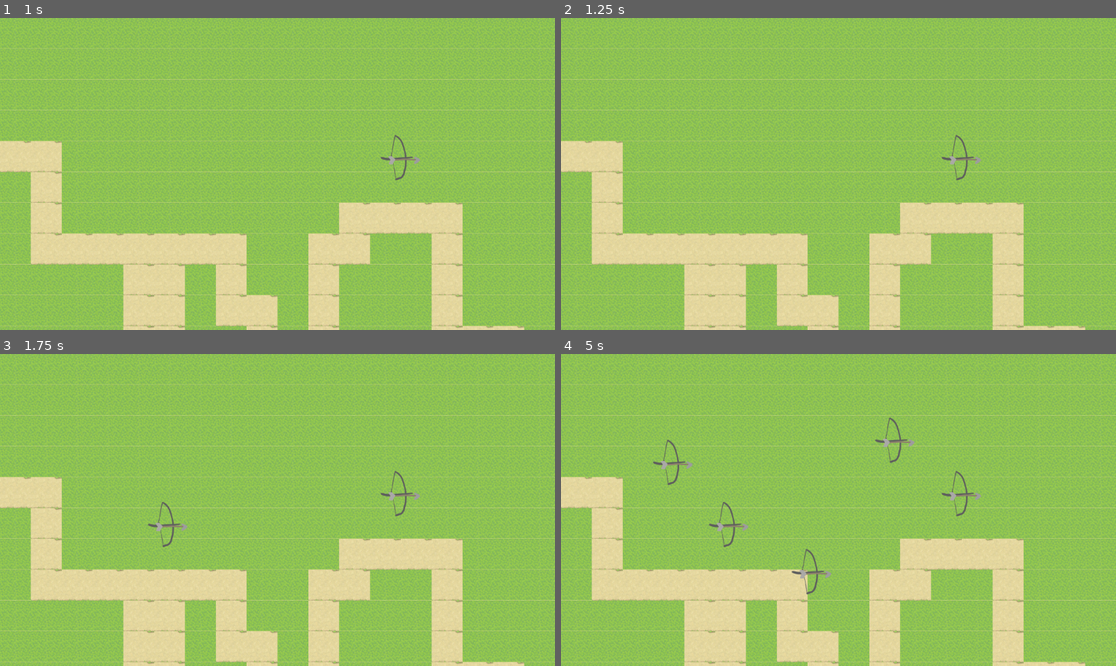
Above: before the commit, frames 1-4 (two rows, left to right).
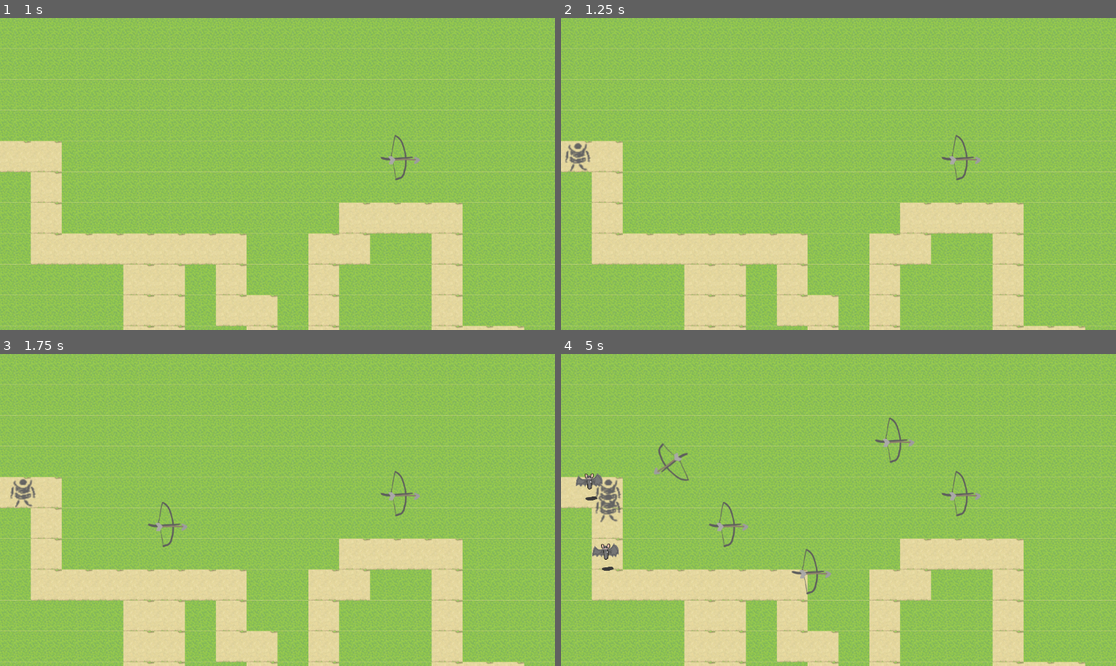
Above: after the commit, the same moments.

Repository: willNP/Tower-Defense
Game: Godot game, scene res://Scenes/main.tscn
Same seed, same stepped clock (60 frames per second), same inputs: the game is played once before the commit and once after it. The engine's default icon, where the game draws it, is replaced by a stand-in: a white triangle on a blue panel in a dark square.
Inputs (mouse positions are in pixels of both pictures, inside the frame that each line leads up to):
- Up to frame 1 (1 s): tap Enter at 0.5 s; move the mouse to (399, 158) at 0.52 s; click (399, 158) at 0.67 s
- Up to frame 2 (1.25 s): no input
- Up to frame 3 (1.75 s): move the mouse to (166, 525) at 1.27 s; click (166, 525) at 1.42 s
- Up to frame 4 (5 s): move the mouse to (894, 441) at 2.02 s; click (894, 441) at 2.17 s; move the mouse to (810, 572) at 2.77 s; click (810, 572) at 2.92 s; move the mouse to (1005, 556) at 3.52 s; click (1005, 556) at 3.67 s; move the mouse to (672, 463) at 4.27 s; click (672, 463) at 4.42 s

Frame 1 is identical in both runs. In frame 2, 0.2% of the frame differs, in the area x 0-6%, y 40-50%; in frame 3, 0.2%; in frame 4, 1.0%, in the area x 2-24%, y 27-70%.

Commit message:
Spawn de torretas, seguimiento de enemigos y enemigos prueba

Diff:
--- a/Scenes/main.tscn
+++ b/Scenes/main.tscn
@@ -1,9 +1,11 @@
-[gd_scene load_steps=3 format=3 uid="uid://38rv2wi815l6"]
+[gd_scene load_steps=4 format=3 uid="uid://38rv2wi815l6"]
 
+[ext_resource type="Script" uid="uid://dnm6053v72yab" path="res://Scripts/Resources/Maps/map1.gd" id="1_8gbba"]
 [ext_resource type="PackedScene" uid="uid://c4i1pqi3f8xuh" path="res://Scenes/map_generation.tscn" id="2_bo1nx"]
 [ext_resource type="Script" uid="uid://ckqci71xhhp0w" path="res://Scripts/Towers/turret_spawner.gd" id="3_jjvhh"]
 
 [node name="Main" type="Node2D"]
+script = ExtResource("1_8gbba")
 
 [node name="MapGeneration" parent="." instance=ExtResource("2_bo1nx")]
 map_width = 30
--- a/Scripts/Map/path_controller.gd
+++ b/Scripts/Map/path_controller.gd
@@ -5,9 +5,6 @@
 var parent: Node
 var tile_size: int = 64
 var path_node_name: String = "MobPath"
-var icon_texture: Texture2D
-var icon_scale: float = 0.3
-var show_debug_icon: bool = true
 var show_path: bool = true
 
 var _path_node: Path2D
@@ -17,9 +14,6 @@
 	parent = parent_node
 	tile_size = config.get("tile_size", tile_size)
 	path_node_name = config.get("path_node_name", path_node_name)
-	icon_texture = config.get("icon_texture", icon_texture)
-	icon_scale = config.get("icon_scale", icon_scale)
-	show_debug_icon = config.get("show_debug_icon", show_debug_icon)
 	show_path = config.get("show_path", show_path)
 
 	_ensure_path_node()
--- a/Scripts/Resources/Maps/map1.gd
+++ b/Scripts/Resources/Maps/map1.gd
@@ -28,15 +28,12 @@
 		var keys = enemies.keys()
 		var random_key = keys[randi() % keys.size()]
 		var enemy_instance : Character = enemies[random_key].instantiate()
+		enemy_instance.init_path($MapGeneration.get_path_node())
 
+		add_child(enemy_instance)
 
-		var path_follow = PathFollow2D.new()
-		path_follow.loop = false
-		path_follow.rotates = false
-		path_follow.add_child(enemy_instance)
-		add_child(path_follow)
+		print("Path points count:", $MapGeneration.get_path_node().curve.get_point_count())
 
-		enemy_instance.pathFollow = path_follow
 		enemy_instance.path = $MapGeneration.get_path_node()
 		print("enemy spawned")
 		count += 1
